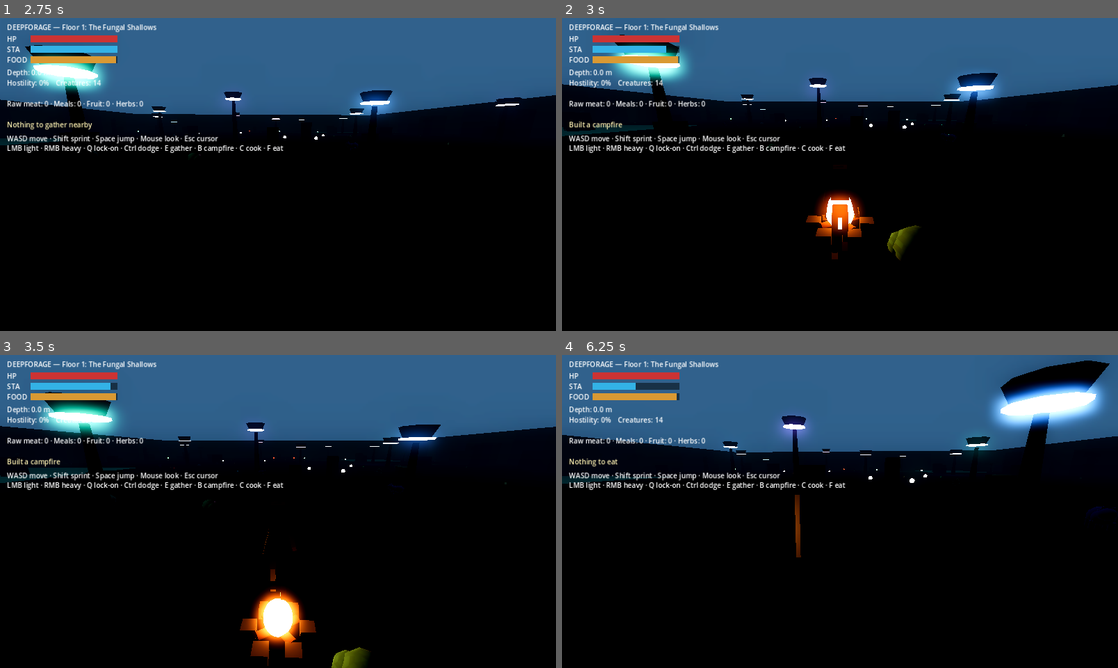
Above: before the commit, frames 1-4 (two rows, left to right).
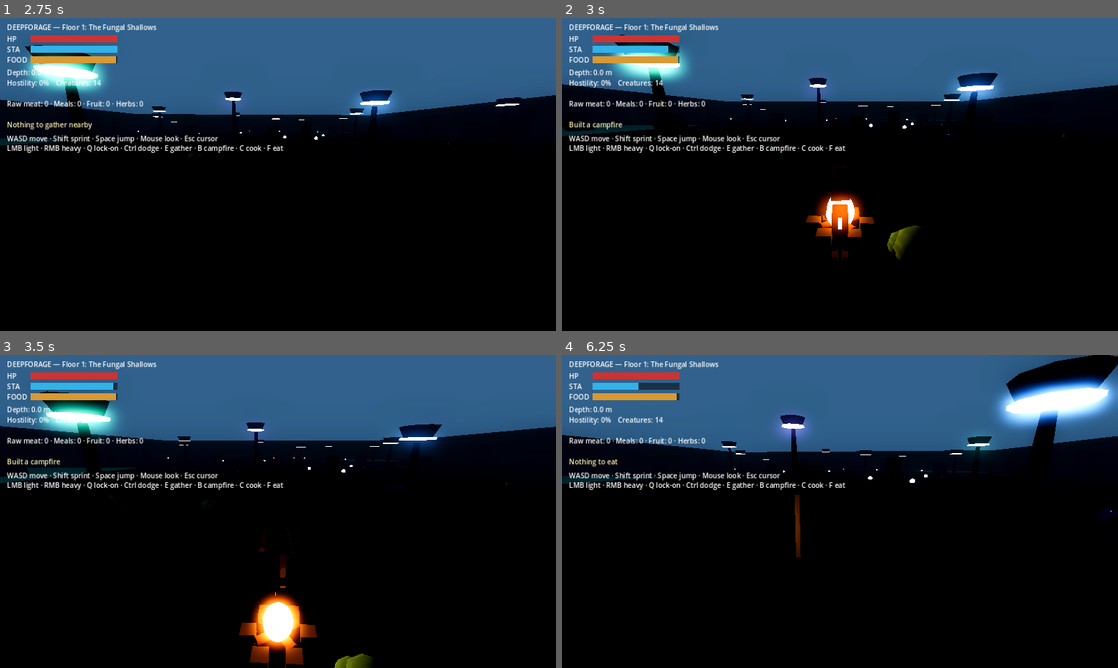
Above: after the commit, the same moments.

Repository: damienlangton70-hash/Ecosystem_dungeon
Game: Godot game, scene res://src/game/Main.tscn
Same seed, same stepped clock (60 frames per second), same inputs: the game is played once before the commit and once after it.
Inputs (mouse positions are in pixels of both pictures, inside the frame that each line leads up to):
- Up to frame 1 (2.75 s): tap Enter at 0.5 s; move the mouse to (305, 174) at 0.52 s; hold W from 0.53 s (still down); tap Ctrl at 0.6 s; click (305, 174) at 0.67 s; tap Space at 0.77, 1.52 s; move the mouse to (250, 174) at 1.27 s; tap Q at 1.35 s; move the mouse to (289, 168) at 2.02 s; tap E at 2.1 s
- Up to frame 2 (3 s): keep holding W; move the mouse to (834, 180) at 2.77 s; tap B at 2.85 s; click (834, 180) at 2.92 s
- Up to frame 3 (3.5 s): keep holding W; tap Space at 3.02 s
- Up to frame 4 (6.25 s): move the mouse to (878, 514) at 3.52 s; tap C at 3.6 s; tap Space at 3.77, 4.52, 6.02 s; move the mouse to (795, 508) at 4.27 s; tap F at 4.35 s; move the mouse to (845, 511) at 5.02 s; hold Shift 5.03-5.78 s; click (845, 511) at 5.17 s; move the mouse to (817, 505) at 5.77 s; release W at 5.78 s; hold D from 5.78 s (still down); tap Ctrl at 5.85 s

Frame 1 is identical in both runs. In frame 2, 0.1% of the frame differs, in the area x 18-54%, y 8-78%; in frame 3, 2.0%; in frame 4, 2.5%, in the area x 0-100%, y 0-57%.

Commit message:
feat(player): A2 attack game-feel — light combo chain, recovery-cancel + input buffer, hitstop, slash/impact VFX

Diff:
--- a/src/player/Player.gd
+++ b/src/player/Player.gd
@@ -16,11 +16,18 @@
 # Yaw change (rad/s) that maps to a full-speed turn-in-place animation.
 const TURN_FULL_RATE := 2.4
 
-# Attack profiles: stamina, damage, total swing time, hit delay, poise damage, reach.
-# NOTE: LIGHT.time / HEAVY.time and .hit are mirrored by PlayerRig's attack clip
-# lengths + strike timing, so the visible swing lands with the hitscan.
-const LIGHT := {"stamina": 16.0, "damage": 14.0, "time": 0.40, "hit": 0.12, "poise": 10.0, "range": 2.6}
-const HEAVY := {"stamina": 34.0, "damage": 32.0, "time": 0.75, "hit": 0.40, "poise": 45.0, "range": 3.0}
+# Attack profiles: stamina, damage, total swing time, hit delay, cancel-window
+# open time, poise damage, reach, and the PlayerRig animation state. Clip lengths
+# and .hit are mirrored by PlayerRig so the visible swing lands with the hitscan;
+# .cancel is when the recovery window opens (chain the next attack, or dodge).
+const LIGHT_CHAIN := [
+    {"stamina": 13.0, "damage": 13.0, "time": 0.38, "hit": 0.12, "cancel": 0.23, "poise": 8.0, "range": 2.6, "anim": "AttackLight1"},
+    {"stamina": 13.0, "damage": 14.0, "time": 0.42, "hit": 0.14, "cancel": 0.26, "poise": 9.0, "range": 2.6, "anim": "AttackLight2"},
+    {"stamina": 18.0, "damage": 20.0, "time": 0.58, "hit": 0.24, "cancel": 0.42, "poise": 18.0, "range": 2.9, "anim": "AttackLight3"},
+]
+const HEAVY := {"stamina": 34.0, "damage": 32.0, "time": 0.75, "hit": 0.40, "cancel": 0.56, "poise": 45.0, "range": 3.0, "anim": "AttackHeavy"}
+# Brief freeze on a landed blow — the core of "hits that connect".
+const HITSTOP := 0.06
 
 const DODGE_STAMINA := 22.0
 const DODGE_SPEED := 11.0
@@ -56,6 +63,10 @@
 var _attack_timer := 0.0
 var _attack_total := 0.0
 var _attack_type := ""
+var _attack_data: Dictionary = {}
+var _combo_index := 0
+var _buffered := ""
+var _hitstop := 0.0
 var _hit_done := true
 var _dodge_timer := 0.0
 var _iframe_timer := 0.0
@@ -218,35 +229,112 @@
 
 # ---------- combat ----------
 func _try_attack(kind: String) -> void:
-    if is_attacking() or is_dodging():
-        return
-    var a: Dictionary = HEAVY if kind == "heavy" else LIGHT
-    if survival == null or not survival.use_stamina(a["stamina"]):
-        return
+    if is_dodging():
+        return
+    if is_attacking():
+        # Chain if the recovery window is open; otherwise buffer the input so it
+        # fires the instant the window opens (responsive combos).
+        if _can_cancel_attack():
+            _begin_attack(kind)
+        else:
+            _buffered = kind
+        return
+    _begin_attack(kind)
+
+func _can_cancel_attack() -> bool:
+    if _attack_data.is_empty():
+        return false
+    return (_attack_total - _attack_timer) >= float(_attack_data.get("cancel", _attack_total))
+
+## Start an attack (fresh, chained, or buffered). Light attacks walk the combo
+## chain; heavy resets it. Returns false if there wasn't enough stamina.
+func _begin_attack(kind: String) -> bool:
+    var data: Dictionary
+    if kind == "heavy":
+        data = HEAVY
+        _combo_index = 0
+    else:
+        var step := _combo_index % LIGHT_CHAIN.size()
+        data = LIGHT_CHAIN[step]
+        _combo_index = step + 1
+    if survival == null or not survival.use_stamina(float(data["stamina"])):
+        return false
+    _attack_data = data
     _attack_type = kind
-    _attack_total = a["time"]
-    _attack_timer = a["time"]
+    _attack_total = float(data["time"])
+    _attack_timer = float(data["time"])
     _hit_done = false
+    _buffered = ""
     if _rig != null:
-        _rig.play_state("AttackHeavy" if kind == "heavy" else "AttackLight")
+        _rig.play_state(String(data["anim"]))
     _play_sfx("whoosh")
+    return true
+
+func _reset_combo() -> void:
+    _combo_index = 0
+    _attack_data = {}
+    _attack_type = ""
+    _buffered = ""
 
 func _do_hit() -> void:
-    var a: Dictionary = HEAVY if _attack_type == "heavy" else LIGHT
+    if _attack_data.is_empty():
+        return
+    var a := _attack_data
     var origin := global_position
     var fwd := -global_transform.basis.z
+    # The blade arc plays whether or not it connects.
+    CombatFX.slash(get_parent(), _slash_xform(), Palette.PALEWILLOW)
     var landed := false
     for c in get_tree().get_nodes_in_group("creatures"):
         if not (c is Node3D):
             continue
         var to: Vector3 = c.global_position - origin
         to.y = 0.0
-        if to.length() <= a["range"] and fwd.dot(to.normalized()) > 0.30:
+        if to.length() <= float(a["range"]) and fwd.dot(to.normalized()) > 0.30:
             if c.has_method("take_damage"):
-                c.take_damage(a["damage"], a["poise"])
+                c.take_damage(float(a["damage"]), float(a["poise"]))
+                CombatFX.impact(get_parent(), c.global_position + Vector3(0.0, 0.8, 0.0), Palette.EMBER)
                 landed = true
     if landed:
         _play_sfx("thud")
+        _hitstop = HITSTOP
+        if _rig != null:
+            _rig.set_frozen(true)
+
+func _slash_xform() -> Transform3D:
+    var xf := global_transform
+    xf.origin += (-global_transform.basis.z * 1.5) + Vector3(0.0, 1.0, 0.0)
+    return xf
+
+## Advance the attack timeline, fire the hit at the right frame, consume buffered
+## combo inputs when the cancel window opens, and reset the combo when it ends.
+## Hitstop freezes the timeline (and the rig) for a couple of frames on a connect.
+func _tick_attack(delta: float) -> void:
+    if _hitstop > 0.0:
+        _hitstop = maxf(_hitstop - delta, 0.0)
+        if _hitstop <= 0.0 and _rig != null:
+            _rig.set_frozen(false)
+        return
+    if not is_attacking():
+        return
+    if not _hit_done and (_attack_total - _attack_timer) >= float(_attack_data.get("hit", _attack_total)):
+        _do_hit()
+        _hit_done = true
+        if _hitstop > 0.0:
+            return
+    if _buffered != "" and _can_cancel_attack():
+        var nxt := _buffered
+        _buffered = ""
+        _begin_attack(nxt)
+    _attack_timer = maxf(_attack_timer - delta, 0.0)
+    if _attack_timer <= 0.0:
+        if _buffered != "":
+            var queued := _buffered
+            _buffered = ""
+            if not _begin_attack(queued):
+                _reset_combo()
+        else:
+            _reset_combo()
 
 func _try_dodge() -> void:
     if is_dodging():
@@ -260,7 +348,11 @@
     _dodge_dir = dir.normalized()
     _dodge_timer = DODGE_TIME
     _iframe_timer = IFRAME_TIME
+    # Dodge cancels any swing/hitstop and breaks the combo.
+    _hitstop = 0.0
+    _reset_combo()
     if _rig != null:
+        _rig.set_frozen(false)
         _rig.play_state("Roll")
 
 func _toggle_lock() -> void:
@@ -374,7 +466,12 @@
         return
     health -= amount * (1.0 - _defense())
     _hitstun = 0.2
+    # Getting hit breaks your swing and combo.
+    _attack_timer = 0.0
+    _hitstop = 0.0
+    _reset_combo()
     if _rig != null:
+        _rig.set_frozen(false)
         _rig.play_state("Hit")
     _play_sfx("hurt")
     if health <= 0.0:
@@ -403,27 +500,22 @@
     return transform.basis * v
 
 func _physics_process(delta: float) -> void:
-    _attack_timer = maxf(_attack_timer - delta, 0.0)
     _dodge_timer = maxf(_dodge_timer - delta, 0.0)
     _iframe_timer = maxf(_iframe_timer - delta, 0.0)
     _hitstun = maxf(_hitstun - delta, 0.0)
     _tick_buffs(delta)
-
-    # Feed the 2D locomotion blend (strafe/backpedal relative to facing) + turn-in-place.
+    _tick_attack(delta)
+
+    # Feed the 2D locomotion blend + turn-in-place (skipped while hitstop freezes the rig).
     if _rig != null:
-        var lv := global_transform.basis.inverse() * Vector3(velocity.x, 0.0, velocity.z)
-        var local_dir := Vector2(lv.x, -lv.z) / SPRINT_SPEED
-        var turn_amt := 0.0
-        if delta > 0.0:
-            turn_amt = clampf(wrapf(rotation.y - _prev_yaw, -PI, PI) / delta / TURN_FULL_RATE, -1.0, 1.0)
+        if _hitstop <= 0.0:
+            var lv := global_transform.basis.inverse() * Vector3(velocity.x, 0.0, velocity.z)
+            var local_dir := Vector2(lv.x, -lv.z) / SPRINT_SPEED
+            var turn_amt := 0.0
+            if delta > 0.0:
+                turn_amt = clampf(wrapf(rotation.y - _prev_yaw, -PI, PI) / delta / TURN_FULL_RATE, -1.0, 1.0)
+            _rig.update_locomotion(local_dir, turn_amt)
         _prev_yaw = rotation.y
-        _rig.update_locomotion(local_dir, turn_amt)
-
-    if is_attacking() and not _hit_done:
-        var a: Dictionary = HEAVY if _attack_type == "heavy" else LIGHT
-        if _attack_total - _attack_timer >= a["hit"]:
-            _do_hit()
-            _hit_done = true
 
     if _status_timer > 0.0:
         _status_timer -= delta
